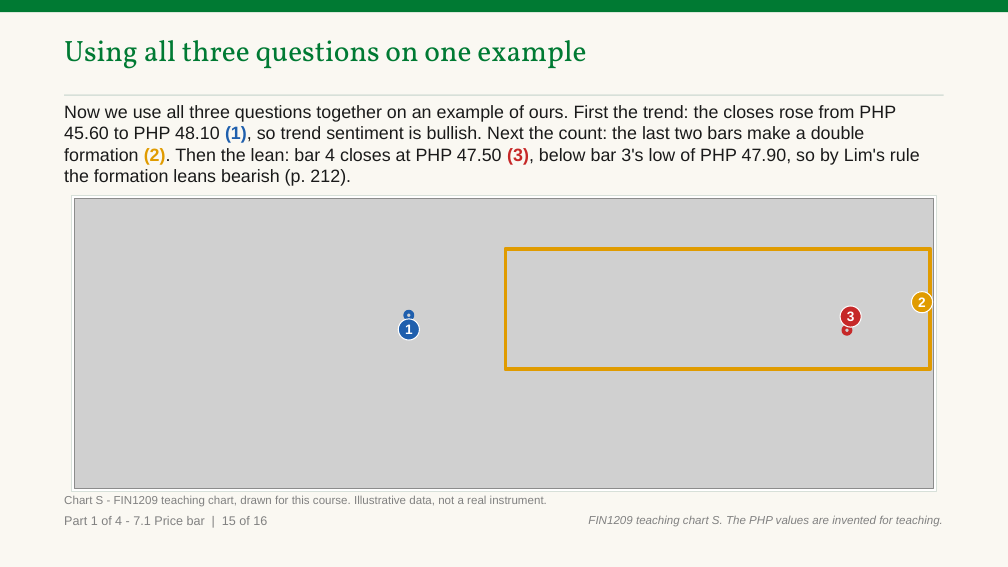
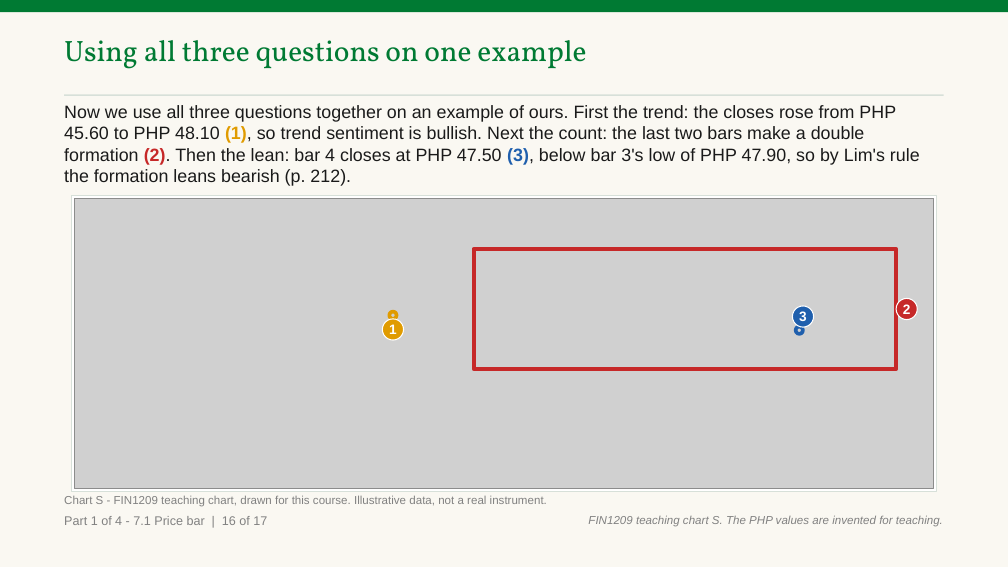
Before and after one commit to benjiesotelo-sudo/Telos_FIN1209, a slide deck: slide 30 of chapter-07/FIN1209-Chapter-07.pptx (slide 29 before the commit). Drawn at 1008x567 pixels with LibreOffice and Linux fonts; fonts in the diff are those of the drawing; grey boxes stand for pictures. Boxes give left, top, right and bottom in pixels: in the first picture for what was removed or moved away, otherwise in the second. Text is boxed around its words. In the diff, an @@ line names an element or a change of style, - is before the commit and + after.

```diff
--- a/chapter-07/FIN1209-Chapter-07.pptx
+++ b/chapter-07/FIN1209-Chapter-07.pptx
@@ text "Now we use all three ..." at (64, 105, 920, 186): text colour #1F5FAD to #E09B00 in "(1),"; text colour #E09B00 to #C62828 in "(2)."; text colour #C62828 to #1F5FAD in "(3)," @@
@@ rectangle: place and size @@
-rectangle at (506, 249, 931, 369)
+rectangle at (474, 249, 897, 369)
@@ rectangle at (474, 249, 897, 369): outline #E09B00 3.5 pt to #C62828 3.5 pt @@
@@ ellipse "2": place and size @@
-ellipse "2" at (912, 292, 933, 313)
+ellipse "2" at (896, 299, 917, 320)
@@ ellipse "2" at (896, 299, 917, 320): fill #E09B00 to #C62828 @@
@@ ellipse "1": place and size @@
-ellipse "1" at (399, 319, 420, 340)
+ellipse "1" at (383, 319, 404, 340)
@@ ellipse "1" at (383, 319, 404, 340): fill #1F5FAD to #E09B00 @@
@@ ellipse: place and size @@
-ellipse at (405, 312, 413, 319)
+ellipse at (389, 312, 397, 319)
@@ ellipse at (389, 312, 397, 319): outline #1F5FAD 3.5 pt to #E09B00 3.5 pt @@
@@ ellipse "3": place and size @@
-ellipse "3" at (840, 306, 861, 327)
+ellipse "3" at (792, 306, 814, 327)
@@ ellipse "3" at (792, 306, 814, 327): fill #C62828 to #1F5FAD @@
@@ ellipse: place and size @@
-ellipse at (843, 327, 851, 334)
+ellipse at (796, 327, 803, 334)
@@ ellipse at (796, 327, 803, 334): outline #C62828 3.5 pt to #1F5FAD 3.5 pt @@
@@ text at (64, 516, 267, 525): text changed @@
-Part 1 of 4 - 7.1 Price bar | 15 of 16
+Part 1 of 4 - 7.1 Price bar | 16 of 17
```
Also in this commit, not shown: 63 other slides changed, 4 slides added, 1 slide removed, 5 other files.
